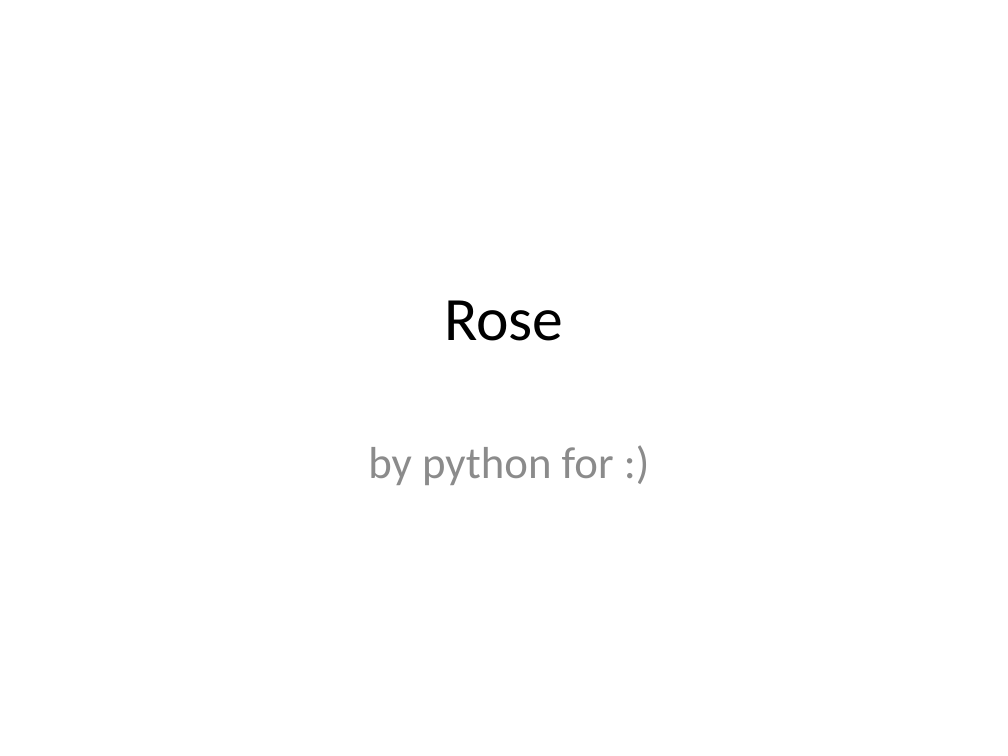
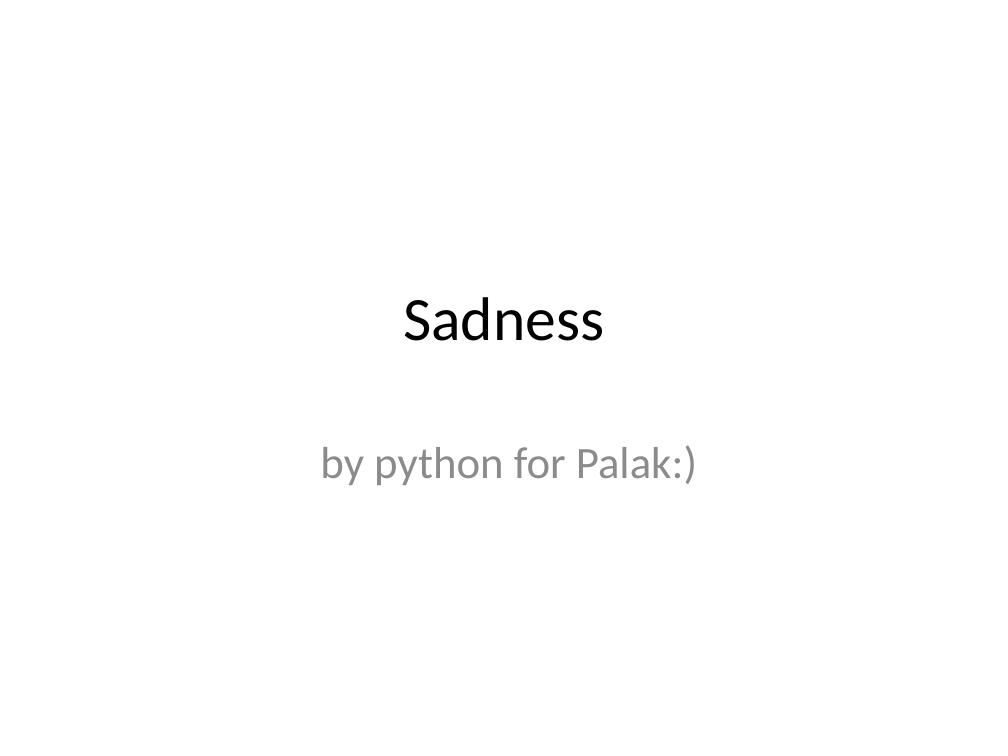
Before and after one commit to eppisai/Uplift---Smart-educational-Platform, a slide deck: slide 1 of AutoPPT-main/something.pptx. Drawn at 1008x756 pixels with LibreOffice and Linux fonts; fonts in the diff are those of the drawing. Boxes give left, top, right and bottom in pixels: in the first picture for what was removed or moved away, otherwise in the second. Text is boxed around its words. In the diff, an @@ line names an element or a change of style, - is before the commit and + after.

Commit message:
sad palak

```diff
--- a/AutoPPT-main/something.pptx
+++ b/AutoPPT-main/something.pptx
@@ title at [403,297,604,341]: text changed @@
-Rose
+Sadness
@@ subtitle at [320,445,697,485]: text changed @@
-by python for :)
+by python for Palak:)
```
Also in this commit, not shown: 8 slides added, 14 slides removed, 1 other file.
